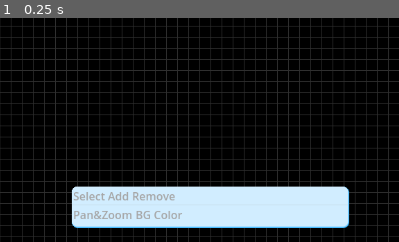
Above: before the commit, frame 1.
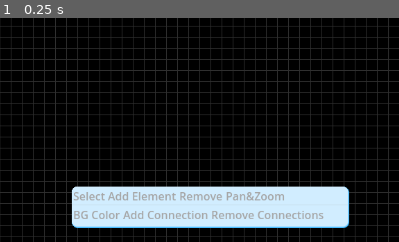
Above: after the commit, the same moment.

Repository: LucKy232/GPlanner
Game: Godot game, scene res://Scenes/main_scene.tscn
Two runs of this game, one before a commit and one after it. Both use one fixed random seed, a clock stepped at 60 frames per second and the inputs below.
Inputs:
- Up to frame 1 (0.25 s): no input
The pictures show only the part of the screen within x 24-74%, y 50-100%; the shares and areas given below are measured in that part.

The runs differ from the first frame. In frame 1, 1.7% of the frame differs, in the area x 18-82%, y 77-90%.

Commit message:
Adding and removing connections
- Renamed signal in element_label.gd according to convention
- Renamed tool ADD to ADD_ELEMENT to differentiate from ADD_CONNECTION

Diff:
--- /dev/null
+++ b/Scenes/connection.tscn
@@ -0,0 +1,10 @@
+[gd_scene load_steps=2 format=3 uid="uid://clweynhbi8rai"]
+
+[ext_resource type="Script" uid="uid://5tyaibbe0tuu" path="res://Scripts/connection.gd" id="1_w0fw0"]
+
+[node name="ConnectionLine" type="Line2D"]
+points = PackedVector2Array(0, 0, 0, 0)
+width = 3.0
+begin_cap_mode = 2
+end_cap_mode = 2
+script = ExtResource("1_w0fw0")
--- a/Scenes/main_scene.tscn
+++ b/Scenes/main_scene.tscn
@@ -66,6 +66,7 @@
 mouse_filter = 2
 script = ExtResource("1_52fb6")
 element_scene = "uid://lufadl7u0ek3"
+connection_scene = "uid://clweynhbi8rai"
 zoom_limits = Vector2(0.1, 4)
 
 [node name="ElementContainer" type="Control" parent="."]
@@ -94,6 +95,15 @@
 offset_bottom = 40.0
 theme = SubResource("Theme_iacmt")
 
+[node name="ConnectionContainer" type="Control" parent="ElementContainer"]
+layout_mode = 1
+anchors_preset = 15
+anchor_right = 1.0
+anchor_bottom = 1.0
+grow_horizontal = 2
+grow_vertical = 2
+mouse_filter = 1
+
 [node name="MarginContainer" type="MarginContainer" parent="."]
 layout_mode = 1
 anchors_preset = 15
@@ -110,13 +120,15 @@
 size_flags_horizontal = 4
 size_flags_vertical = 8
 theme = SubResource("Theme_x6ack")
-item_count = 5
-max_columns = 3
+item_count = 7
+max_columns = 4
 item_0/text = "Select"
-item_1/text = "Add"
+item_1/text = "Add Element"
 item_2/text = "Remove"
 item_3/text = "Pan&Zoom"
 item_4/text = "BG Color"
+item_5/text = "Add Connection"
+item_6/text = "Remove Connections"
 
 [node name="ZoomIndicator" parent="MarginContainer" instance=ExtResource("3_jv6wh")]
 layout_mode = 2
--- /dev/null
+++ b/Scripts/connection.gd
@@ -0,0 +1,30 @@
+extends Line2D
+class_name Connection
+
+var has_p1: bool = false
+var has_p2: bool = false
+var p1: Vector2
+var p2: Vector2
+var size_1: Vector2
+var size_2: Vector2
+
+
+func update_p1(pos: Vector2, size: Vector2) -> void:
+	p1 = pos
+	size_1 = size
+	has_p1 = true
+
+
+func update_p2(pos: Vector2, size: Vector2) -> void:
+	p2 = pos
+	size_2 = size
+	has_p2 = true
+
+
+func update_positions() -> void:
+	if has_p1 and has_p2:
+		#var offset1: float = Vector2.ZERO.distance_to(size_1 / 2.0)	# Circle radius on which the connection sits
+		#var offset2: float = Vector2.ZERO.distance_to(size_2 / 2.0)
+		var distance: float = p1.distance_to(p2)
+		points[0] = p1 + size_1 / 2.0 + (p2 - p1) * ((size_1 * 0.5 + Vector2(20.0, 20.0) * size_1.normalized()) / distance)
+		points[1] = p2 + size_2 / 2.0 + (p1 - p2) * ((size_2 * 0.5 + Vector2(20.0, 20.0) * size_2.normalized()) / distance)
--- a/Scripts/element_label.gd
+++ b/Scripts/element_label.gd
@@ -5,7 +5,7 @@
 var panel_stylebox
 var id: int
 
-signal become_active
+signal became_active
 
 
 func _ready() -> void:
@@ -15,7 +15,7 @@
 
 func _on_line_edit_editing_toggled(toggled_on: bool) -> void:
 	if toggled_on:
-		become_active.emit()
+		became_active.emit()
 
 
 func set_bg_color(color: Color) -> void:
--- a/Scripts/main.gd
+++ b/Scripts/main.gd
@@ -2,15 +2,24 @@
 
 @onready var tool_box: ItemList = $MarginContainer/ToolBox
 @onready var element_container: Control = $ElementContainer
+@onready var connection_container: Control = $ElementContainer/ConnectionContainer
 @onready var zoom_indicator: VBoxContainer = $MarginContainer/ZoomIndicator
 @onready var color_picker: ColorPicker = $MarginContainer/ColorPicker
 @onready var selection_viewer: Panel = $ElementContainer/SelectionViewer
 
 @export_file("*.tscn") var element_scene
+@export_file("*.tscn") var connection_scene
 @export var zoom_limits: Vector2 = Vector2(0.25, 4.0)
 
 var elements: Dictionary[int, ElementLabel]
+var connections: Dictionary[int, Connection]
+var connections_p1: Dictionary[int, PackedInt32Array]	## ELEMENT ID key, CONNECTION ID value
+var connections_p2: Dictionary[int, PackedInt32Array]	## ELEMENT ID key, CONNECTION ID value
+var elements_to_connection: Dictionary[Vector2i, int]	## ELEMENT ID Vector2i(ID1, ID2) key, CONNECTION ID value
 var element_id_counter: int = 0
+var connection_id_counter: int = 0
+var connection_candidate_1: int = -1
+var connection_candidate_2: int = -1
 
 var selected_element: int = -1
 var is_dragging: bool = false
@@ -21,17 +30,19 @@
 
 enum Tool {
 	SELECT,
-	ADD,
+	ADD_ELEMENT,
 	REMOVE,
 	PAN,
 	BG_COLOR,
+	ADD_CONNECTION,
+	REMOVE_CONNECTIONS,
 }
 
 
 func _on_element_container_gui_input(event: InputEvent) -> void:
 	if event is InputEventMouseButton:
 		if event.button_index == MOUSE_BUTTON_LEFT and event.is_pressed():
-			if tool_box.is_selected(Tool.ADD):
+			if tool_box.is_selected(Tool.ADD_ELEMENT):
 				add_element_label(event.position)
 			if tool_box.is_selected(Tool.PAN):
 				if !is_dragging:
@@ -63,6 +74,15 @@
 func _on_element_label_gui_input(event: InputEvent, id: int) -> void:
 	if event is InputEventMouseButton:
 		if event.button_index == MOUSE_BUTTON_LEFT and event.is_pressed():
+			if tool_box.is_selected(Tool.ADD_CONNECTION):
+				if connection_candidate_1 == -1:
+					connection_candidate_1 = id
+					#print("FIRST ID CONFIRMED")
+				else:
+					connection_candidate_2 = id
+					add_connection()
+			if tool_box.is_selected(Tool.REMOVE_CONNECTIONS):
+				remove_connections(id)
 			if tool_box.is_selected(Tool.SELECT):
 				selected_element = id
 				selection_viewer.visible = true
@@ -77,6 +97,7 @@
 					drag_start_mouse_pos = event.position
 		elif event.button_index == MOUSE_BUTTON_LEFT and event.is_released():
 			if tool_box.is_selected(Tool.REMOVE):
+				remove_connections(id)
 				elements[id].queue_free()
 				selected_element = -1
 				selection_viewer.visible = false
@@ -89,9 +110,11 @@
 		if is_dragging:
 			elements[id].position += move
 			selection_viewer.position = elements[id].position
+			update_connections(id)
 		if is_resizing:
 			elements[id].size = original_size + move
 			selection_viewer.size = elements[id].size
+			update_connections(id)
 
 
 func _on_element_text_box_active(id: int) -> void:
@@ -100,7 +123,6 @@
 		selection_viewer.visible = true
 		selection_viewer.position = elements[id].position
 		selection_viewer.size = elements[id].size
-		selection_viewer.scale = elements[id].scale
 
 
 func add_element_label(at_position: Vector2) -> void:
@@ -108,11 +130,82 @@
 	new_element.id = element_id_counter
 	elements[element_id_counter] = new_element
 	new_element.gui_input.connect(_on_element_label_gui_input.bind(element_id_counter))
-	new_element.become_active.connect(_on_element_text_box_active.bind(element_id_counter))
+	new_element.became_active.connect(_on_element_text_box_active.bind(element_id_counter))
 	element_container.add_child(new_element)
 	new_element.position = at_position
 	tool_box.select(Tool.SELECT)
 	element_id_counter += 1
+
+
+func add_connection() -> void:
+	if !elements_to_connection.has(Vector2i(connection_candidate_1, connection_candidate_2)) and !elements_to_connection.has(Vector2i(connection_candidate_2, connection_candidate_1)):
+		#print("ADDING CONNECTION")
+		var new_connection = load(connection_scene).instantiate()
+		connections[connection_id_counter] = new_connection
+		if !connections_p1.has(connection_candidate_1):
+			connections_p1[connection_candidate_1] = PackedInt32Array()
+		if !connections_p2.has(connection_candidate_2):
+			connections_p2[connection_candidate_2] = PackedInt32Array()
+		connections_p1[connection_candidate_1].append(connection_id_counter)
+		connections_p2[connection_candidate_2].append(connection_id_counter)
+		elements_to_connection[Vector2i(connection_candidate_1, connection_candidate_2)] = connection_id_counter
+		connection_container.add_child(new_connection)
+		new_connection.update_p1(elements[connection_candidate_1].position, elements[connection_candidate_1].size)
+		new_connection.update_p2(elements[connection_candidate_2].position, elements[connection_candidate_2].size)
+		new_connection.update_positions()
+		connection_id_counter += 1
+	#else:
+		#print("ALREDY EXISTS")
+	connection_candidate_1 = -1
+	connection_candidate_2 = -1
+
+
+func remove_connections(elem_id: int) -> void:
+	var arr: Array[int] = []
+	if connections_p1.has(elem_id):
+		for connid in connections_p1[elem_id]:	# Remove reference if elem_id is point1
+			if !arr.has(connid):
+				arr.append(connid)
+		for elem in connections_p2:				# Remove the point2 reference to that connection
+			var i: int = 0
+			while i < connections_p2[elem].size():
+				if arr.has(connections_p2[elem][i]):
+					connections_p2[elem].remove_at(i)
+					i -= 1
+				i += 1
+		connections_p1.erase(elem_id)
+	if connections_p2.has(elem_id):				# Remove reference if elem_id is point2
+		for connid in connections_p2[elem_id]:
+			if !arr.has(connid):
+				arr.append(connid)
+		for elem in connections_p1:				# Remove the point1 reference to that connection
+			var i: int = 0
+			while i < connections_p1[elem].size():
+				if arr.has(connections_p1[elem][i]):
+					connections_p1[elem].remove_at(i)
+					i -= 1
+				i += 1
+		connections_p2.erase(elem_id)
+	var to_erase: Array[Vector2i] = []
+	for pair in elements_to_connection:
+		if pair.x == elem_id or pair.y == elem_id:
+			to_erase.append(pair)
+	for pair in to_erase:
+		elements_to_connection.erase(pair)
+	for connid in arr:
+		connections[connid].queue_free()
+		connections.erase(connid)
+
+
+func update_connections(elem_id: int) -> void:
+	if connections_p1.has(elem_id):
+		for conn_id in connections_p1[elem_id]:
+			connections[conn_id].update_p1(elements[elem_id].position, elements[elem_id].size)
+			connections[conn_id].update_positions()
+	if connections_p2.has(elem_id):
+		for conn_id in connections_p2[elem_id]:
+			connections[conn_id].update_p2(elements[elem_id].position, elements[elem_id].size)
+			connections[conn_id].update_positions()
 
 
 func pan_limits(pos: Vector2) -> Vector2:
@@ -133,6 +226,9 @@
 		color_picker.visible = true
 	elif index != Tool.BG_COLOR and color_picker.visible == true:
 		color_picker.visible = false
+	if index != Tool.ADD_ELEMENT:
+		connection_candidate_1 = -1
+		connection_candidate_2 = -1
 
 
 func _on_color_picker_color_changed(color: Color) -> void:
Not shown, added: Scripts/connection.gd.uid
